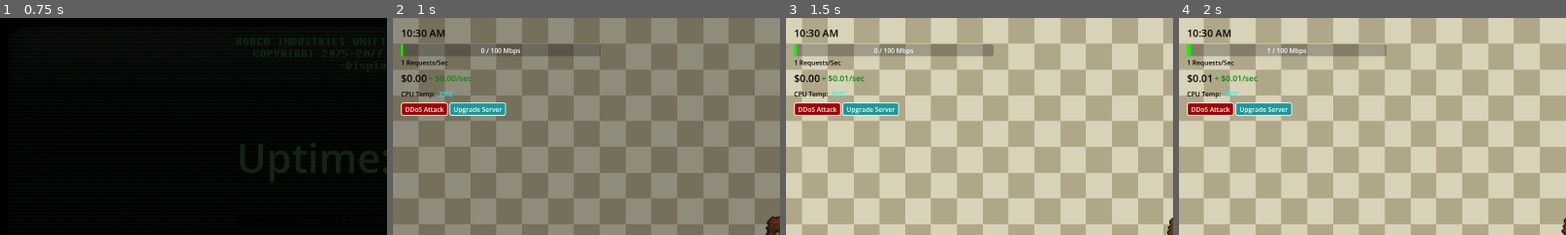
Above: before the commit, frames 1-4 (left to right).
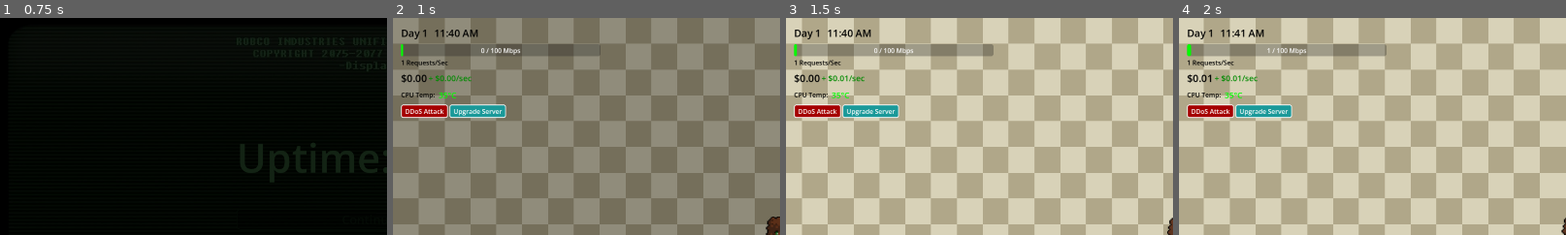
Above: after the commit, the same moments.

Repository: Stratoverus/Uptime-Critical
Game: Godot game, scene res://scenes/ui/MainMenu/main_menu.tscn
The game is run twice, just before and just after one commit, with the same random seed, the same clock (stepped at 60 frames per second) and the same inputs.
Inputs:
- Up to frame 1 (0.75 s): click "New Game" at 0.5 s
- Up to frame 2 (1 s): no input
- Up to frame 3 (1.5 s): tap Enter at 1.25 s; hold D (move_right) from 1.28 s (still down)
- Up to frame 4 (2 s): keep holding D (move_right)
The pictures show only the part of the screen within x 0-50%, y 0-50%; the shares and areas given below are measured in that part.

Frame 1 is identical in both runs. In frame 2, 1.9% of the frame differs, in the area x 2-30%, y 5-46%; in frame 3, 1.9%; in frame 4, 1.9%.

Commit message:
add basic HUD

Diff:
--- a/scenes/maps/testMap/canvas_layer.gd
+++ b/scenes/maps/testMap/canvas_layer.gd
@@ -1,5 +1,8 @@
 extends CanvasLayer
 
+
+@onready var clock_label = $Control/MarginContainer/HUDContainer/StatsBar/Time
+@onready var day_label = $Control/MarginContainer/HUDContainer/StatsBar/Day
 @onready var traffic_bar = $Control/MarginContainer/HUDContainer/TrafficContainer/TrafficBar
 @onready var rps_label = $Control/MarginContainer/HUDContainer/TrafficContainer/RPSLabel
 @onready var cash_label = $Control/MarginContainer/HUDContainer/MoneyContainer/RevenueLabel
@@ -7,6 +10,9 @@
 @onready var temp_label = $Control/MarginContainer/HUDContainer/TempContainer/Temp
 
 # Game State Variables
+var time = 700.0
+var time_scale = 1.0
+var current_day = int(time / 1440) + 1
 var revenue = 0.0
 var income_rate = 0.0
 var base_growth_rate = 0.01
@@ -26,6 +32,28 @@
 	temp_home_x = temp_label.position.x
 
 func _process(delta: float):
+	# ============================================
+	# TIME LOGIC
+	# ============================================
+	time += delta * time_scale
+	var total_minutes_today = fmod(time, 1440.0)
+
+	var hours_24 = int(total_minutes_today / 60)
+	var minutes = int(total_minutes_today) % 60
+
+	var period = "AM" if hours_24 < 12 else "PM"
+
+	var display_hours = hours_24 % 12
+	if display_hours == 0:
+		display_hours = 12
+
+	day_label.text = "Day %d" % current_day
+	clock_label.text = "%d:%02d %s" % [display_hours, minutes, period]
+
+
+	# ============================================
+	# TRAFFIC LOGIC
+	# ============================================
 	# 1. Calculate Traffic Growth
 	current_load += (traffic_bar.max_value * base_growth_rate) * delta
 
@@ -36,7 +64,7 @@
 	# Update the Target Ratio every 0.5 seconds (prevents the 'jitter')
 	update_timer += delta
 	if update_timer > 0.5:
-		# Pick a new ratio between 5-20 Mbps/person
+		# Pick a new ratio between 8-12 Mbps/person
 		target_ratio = randf_range(0.08, 0.12)
 		update_timer = 0.0
 
@@ -53,17 +81,27 @@
 
 	rps_label.text = "%d Requests/Sec" % ceil(smoothed_rps + jitter)
 
-	# 3. Handle Revenue (Earn $0.01 per Mbps every second)
+
+	# ============================================
+	# MONEY LOGIC
+	# ============================================
+	# Handle Revenue (Earn $0.01 per Mbps every second)
 	revenue += (total_active_traffic * 0.01) * delta
 	cash_label.text = "$%.2f" % revenue
 
 	income_rate = (total_active_traffic * 0.01)
 	revenue_label.text = "+ $%.2f/sec" % income_rate
 
-	# 4. Handle Temperature (Temp rises if traffic > 70% of capacity)
+	# ============================================
+	# TEMPERATURE LOGIC
+	# ============================================
+	# Handle Temperature (Temp rises if traffic > 70% of capacity)
 	update_temperature(total_active_traffic, delta)
 
-	# 5. Check for Crash
+	# ============================================
+	# GAME OVER LOGIC
+	# ============================================
+	# Check for Crash
 	if temperature >= 100:
 		get_tree().paused = true
 		print("Server Meltdown! Final Revenue: ", revenue)
@@ -85,7 +123,7 @@
 	# 35 is 0%, 100 is 100%
 	var heat_perc = (temperature - 35) / (100 - 35)
 
-	var cold_color = Color.CYAN
+	var cold_color = Color.GREEN
 	var hot_color = Color.RED
 
 	# Apply the color to the text
--- a/scenes/maps/testMap/testMap.tscn
+++ b/scenes/maps/testMap/testMap.tscn
@@ -72,6 +72,12 @@
 layout_mode = 2
 theme_override_constants/separation = 15
 
+[node name="Day" type="Label" parent="CanvasLayer/Control/MarginContainer/HUDContainer/StatsBar" unique_id=534346441]
+layout_mode = 2
+theme = ExtResource("3_8ysvq")
+theme_type_variation = &"TooltipLabel"
+text = "Day 1"
+
 [node name="Time" type="Label" parent="CanvasLayer/Control/MarginContainer/HUDContainer/StatsBar" unique_id=139099530]
 layout_mode = 2
 theme = ExtResource("3_8ysvq")
@@ -135,6 +141,8 @@
 
 [node name="Temp" type="Label" parent="CanvasLayer/Control/MarginContainer/HUDContainer/TempContainer" unique_id=1280962340]
 layout_mode = 2
+theme_override_font_sizes/font_size = 20
+text = "35"
 
 [node name="TestingControls" type="HBoxContainer" parent="CanvasLayer/Control/MarginContainer/HUDContainer" unique_id=128546134]
 layout_mode = 2
